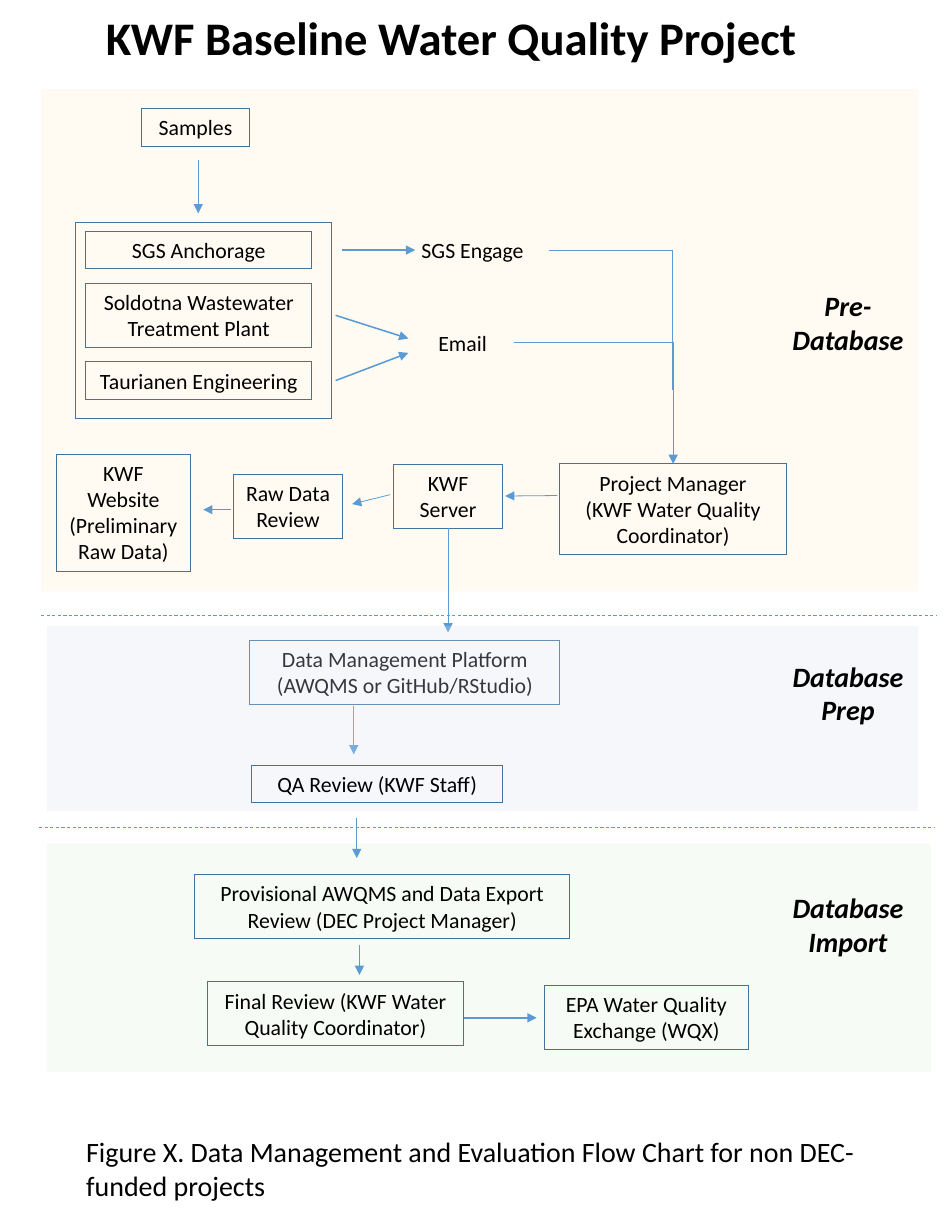
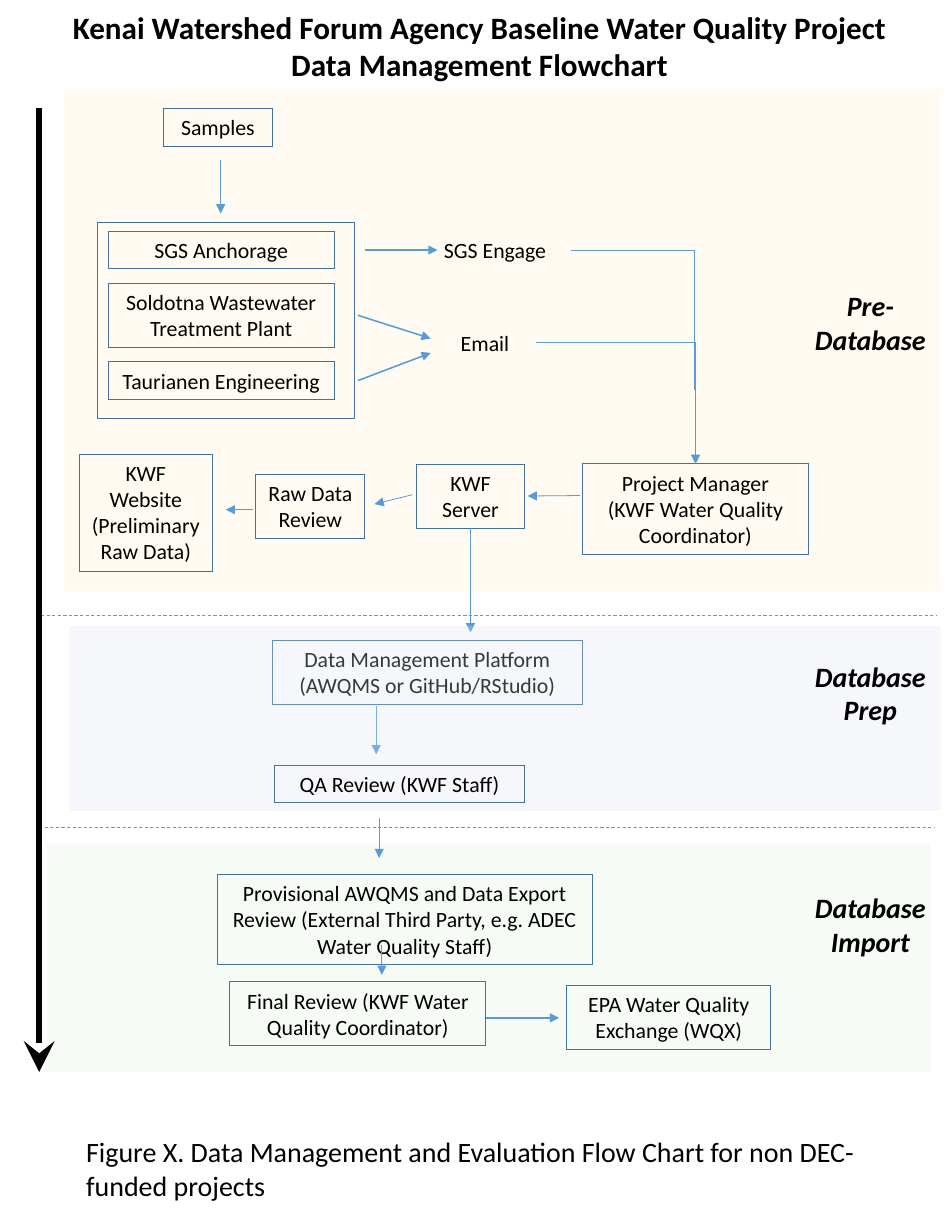
Before and after one commit to Kenai-Watershed-Forum/kenai-river-wqx-report, a slide deck: slide 1 of other/documents/QAPP/DRAFT Figure 5 Data Management Flowchart.pptx. Drawn at 952x1232 pixels with LibreOffice and Linux fonts; fonts in the diff are those of the drawing. Boxes give left, top, right and bottom in pixels: in the first picture for what was removed or moved away, otherwise in the second. Text is boxed around its words. In the diff, an @@ line names an element or a change of style, - is before the commit and + after.

```diff
--- a/other/documents/QAPP/DRAFT Figure 5 Data Management Flowchart.pptx
+++ b/other/documents/QAPP/DRAFT Figure 5 Data Management Flowchart.pptx
@@ text at bbox=[73, 17, 885, 82]: text changed; size 30 to 20 pt @@
-KWF Baseline Water Quality Project
+Kenai Watershed Forum Agency Baseline Water Quality Project
+Data Management Flowchart
@@ arrow added from (39, 109) to (39, 1072), #000000 4 pt @@
@@ 9 arrows, 6 rectangles, 1 text, 1 elbow line, 1 elbow arrow: place and size @@
-9 arrows, 6 rectangles, 1 text, 1 elbow line, 1 elbow arrow at bbox=[47, 223, 918, 1018]
+9 arrows, 6 rectangles, 1 text, 1 elbow line, 1 elbow arrow at bbox=[69, 223, 941, 1018]
@@ 9 rectangles, 4 texts, 3 arrows: place and size @@
-9 rectangles, 4 texts, 3 arrows at bbox=[41, 90, 918, 1049]
+9 rectangles, 4 texts, 3 arrows at bbox=[64, 90, 941, 1049]
@@ rectangle "Provisional AWQMS and Data Export ...": place and size @@
-rectangle "Provisional AWQMS and Data Export ..." at bbox=[195, 875, 570, 939]
+rectangle "Provisional AWQMS and Data Export ..." at bbox=[217, 875, 592, 965]
@@ text in rectangle at bbox=[233, 886, 576, 960]: text changed @@
-Provisional AWQMS and Data Export Review (DEC Project Manager)
+Provisional AWQMS and Data Export Review (External Third Party, e.g. ADEC Water Quality Staff)
```
Also in this commit, not shown: 2 other files.
